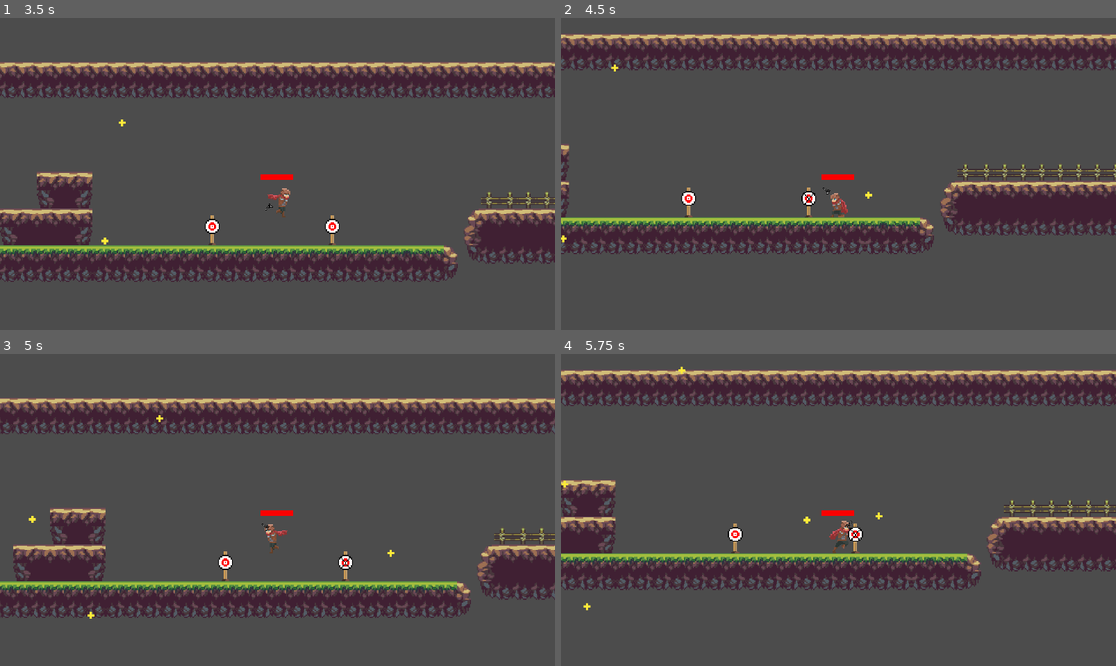
Above: before the commit, frames 1-4 (two rows, left to right).
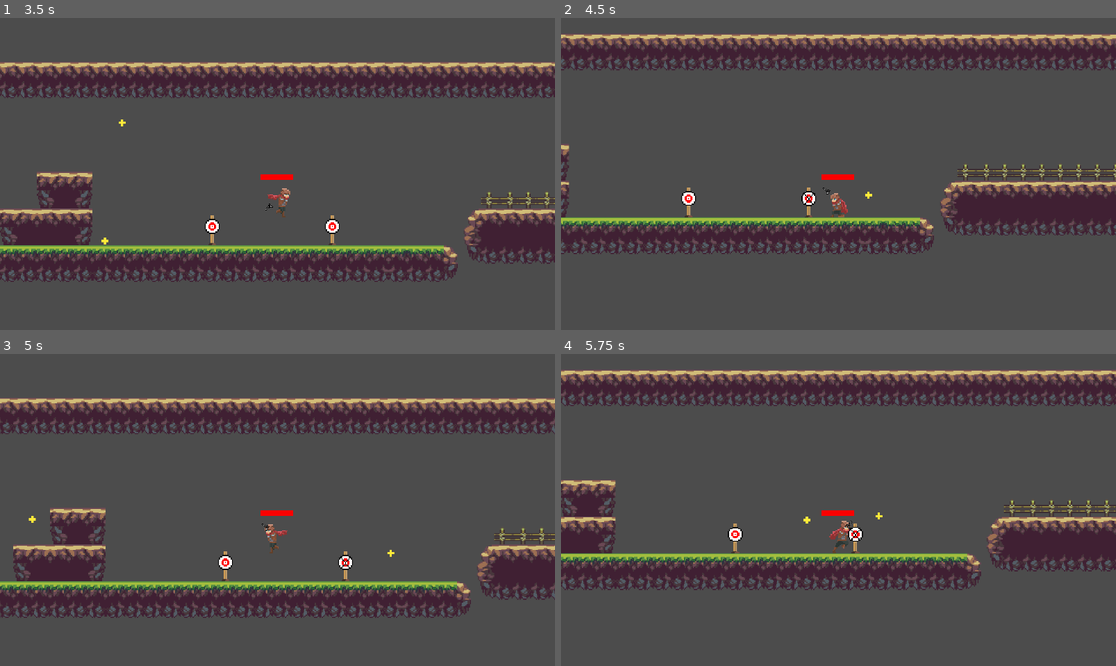
Above: after the commit, the same moments.

Repository: Nicccccc/godotShooterPlatformer
Game: Godot game, scene res://Scenes/TileMap.tscn
Same seed, same stepped clock (60 frames per second), same inputs: the game is played once before the commit and once after it.
Inputs (mouse positions are in pixels of both pictures, inside the frame that each line leads up to):
- Up to frame 1 (3.5 s): tap Enter at 0.5 s; move the mouse to (399, 158) at 0.52 s; hold Right (ui_right) 0.53-2.03 s; click (399, 158) at 0.6 s; tap Space (jump) at 0.77, 1.52, 3.02 s; move the mouse to (166, 189) at 1.27 s; click (166, 189) at 1.35 s; move the mouse to (333, 105) at 2.02 s; hold Left (ui_left) 2.03-2.78 s; click (333, 105) at 2.1 s; move the mouse to (249, 236) at 2.77 s; hold Right (ui_right) from 2.78 s (still down); click (249, 236) at 2.85 s
- Up to frame 2 (4.5 s): move the mouse to (1005, 220) at 3.52 s; click (1005, 220) at 3.6 s; tap Space (jump) at 3.77 s; move the mouse to (672, 127) at 4.27 s; release Right (ui_right) at 4.28 s; hold Left (ui_left) from 4.28 s (still down); click (672, 127) at 4.35 s
- Up to frame 3 (5 s): keep holding Left (ui_left); tap Space (jump) at 4.52 s
- Up to frame 4 (5.75 s): move the mouse to (866, 510) at 5.02 s; release Left (ui_left) at 5.03 s; hold Right (ui_right) from 5.03 s (still down); click (866, 510) at 5.1 s

Frame 1 is identical in both runs. In frame 2, less than 0.1% of the frame differs, in the area x 0-11%, y 14-72%; in frame 3, less than 0.1%; in frame 4, less than 0.1%, in the area x 0-23%, y 4-83%.

Commit message:
bullets now break on walls

Diff:
--- a/ProjectFiles/Scenes/basicBullet.tscn
+++ b/ProjectFiles/Scenes/basicBullet.tscn
@@ -7,10 +7,7 @@
 [sub_resource type="RectangleShape2D" id=1]
 extents = Vector2( 3.37676, 3.78525 )
 
-[sub_resource type="RectangleShape2D" id=2]
-extents = Vector2( 2.22786, 2.69765 )
-
-[sub_resource type="Animation" id=3]
+[sub_resource type="Animation" id=2]
 resource_name = "basicBulletExplosion"
 length = 2.0
 tracks/0/type = "value"
@@ -40,6 +37,9 @@
 } ]
 }
 
+[sub_resource type="RectangleShape2D" id=3]
+extents = Vector2( 25.1812, 19.205 )
+
 [node name="basicBullet" type="RigidBody2D"]
 collision_layer = 4
 collision_mask = 9
@@ -48,7 +48,7 @@
 
 [node name="bulletArea2D" type="Area2D" parent="."]
 collision_layer = 2
-collision_mask = 8
+collision_mask = 9
 script = ExtResource( 2 )
 
 [node name="CollisionShape2D" type="CollisionShape2D" parent="bulletArea2D"]
@@ -61,10 +61,11 @@
 vframes = 2
 hframes = 2
 
-[node name="CollisionShape2D" type="CollisionShape2D" parent="."]
-shape = SubResource( 2 )
-
 [node name="AnimationPlayer" type="AnimationPlayer" parent="."]
 playback_speed = 7.0
-anims/basicBulletExplosion = SubResource( 3 )
+anims/basicBulletExplosion = SubResource( 2 )
+
+[node name="CollisionShape2D" type="CollisionShape2D" parent="."]
+visible = false
+shape = SubResource( 3 )
 [connection signal="body_entered" from="bulletArea2D" to="bulletArea2D" method="_on_bulletArea2D_body_entered"]
--- a/ProjectFiles/Scripts/Area2D.gd
+++ b/ProjectFiles/Scripts/Area2D.gd
@@ -1,5 +1,18 @@
 extends Area2D
-export var damage := 1
+
+# Declare member variables here. Examples:
+# var a = 2
+# var b = "text"
+var damage := 1
+
+# Called when the node enters the scene tree for the first time.
+func _ready():
+	pass # Replace with function body.
+
+# Called every frame. 'delta' is the elapsed time since the previous frame.
+func _process(delta):
+	pass
+
 
 func _on_bulletArea2D_body_entered(body):
 	body.enemyTakeDamage(damage)
--- a/ProjectFiles/Scripts/basicBullet.gd
+++ b/ProjectFiles/Scripts/basicBullet.gd
@@ -1,4 +1,5 @@
 extends RigidBody2D
+
 
 # Declare member variables here. Examples:
 # var a = 2
Binary file removed: ProjectFiles/gunArms.png
Not shown, removed: ProjectFiles/gunArms.png.import
